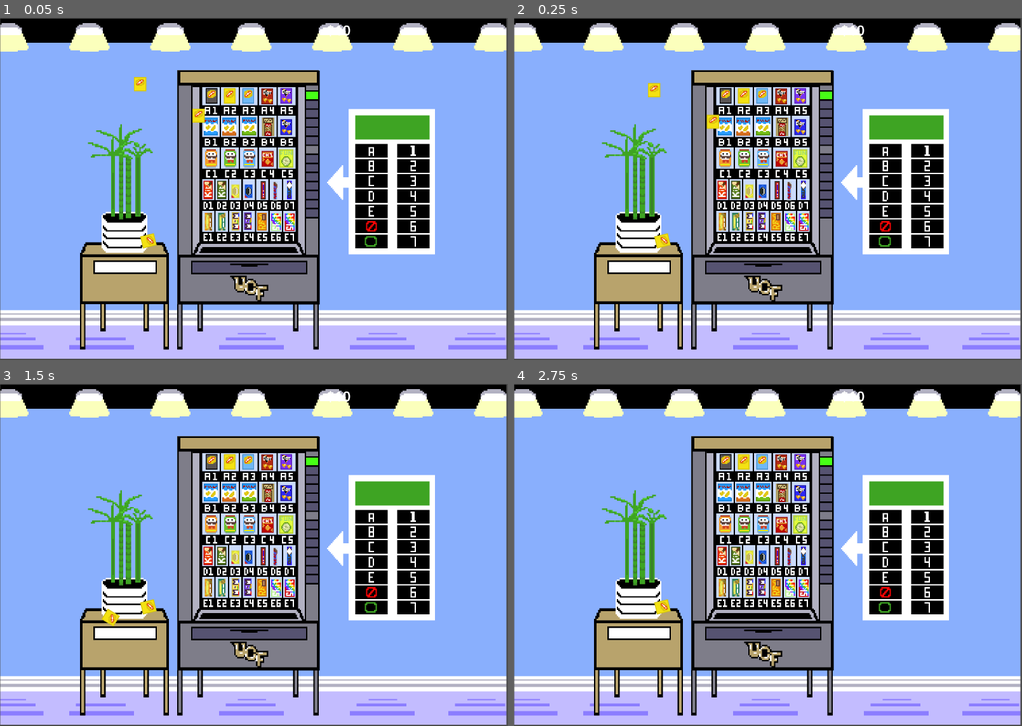
Above: before the commit, frames 1-4 (two rows, left to right).
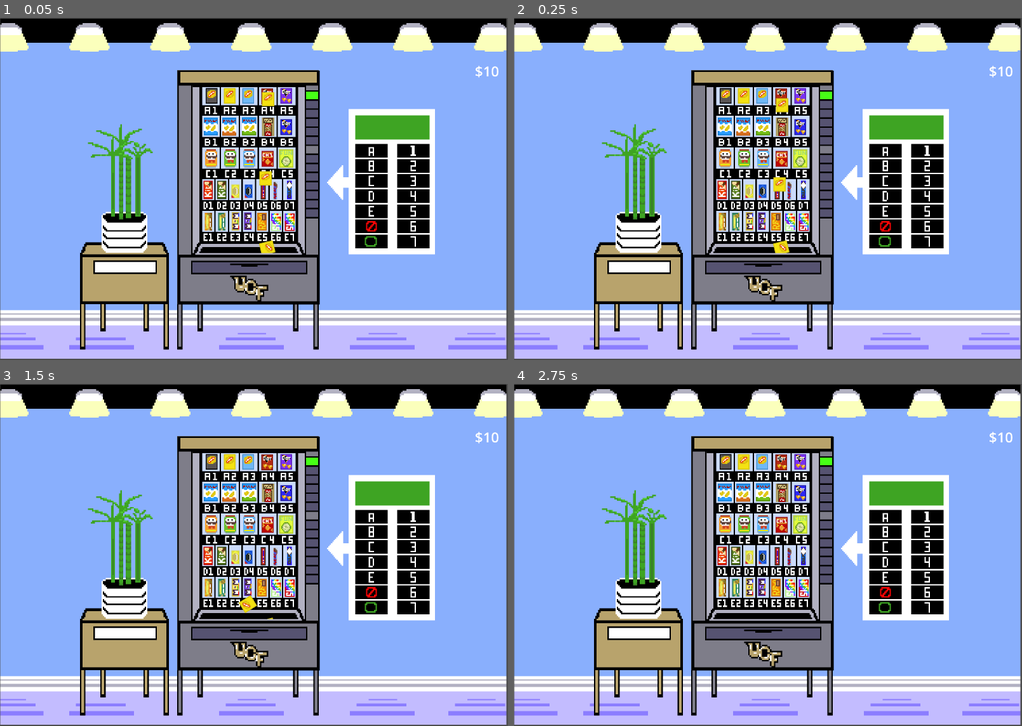
Above: after the commit, the same moments.

Repository: vewe7/vending-game
Game: Godot game, scene res://main.tscn
The game is run twice, just before and just after one commit, with the same random seed, the same clock (stepped at 60 frames per second) and the same inputs. The project has no main scene, so this scene is started directly.
Inputs:
- Up to frame 1 (0.05 s): no input
- Up to frame 2 (0.25 s): no input
- Up to frame 3 (1.5 s): no input
- Up to frame 4 (2.75 s): no input

The runs differ from the first frame. In frame 1, 0.7% of the frame differs, in the area x 26-99%, y 2-69%; in frame 2, 0.7%; in frame 3, 0.4%; in frame 4, 0.2%.

Commit message:
Change viewport settings and change code in files yes

Diff:
--- a/main.tscn
+++ b/main.tscn
@@ -28,6 +28,12 @@
 
 [node name="HUD" parent="." instance=ExtResource("3_c8va4")]
 
+[node name="BalanceLabel" parent="HUD" index="0"]
+offset_left = 2150.0
+offset_top = 196.0
+offset_right = 2261.0
+offset_bottom = 287.0
+
 [node name="VendButton2" parent="HUD" index="8"]
 offset_left = 1271.0
 offset_top = 496.0
@@ -35,23 +41,24 @@
 offset_bottom = 555.0
 
 [node name="Snack2" parent="." node_paths=PackedStringArray("stuck_snack_scene") instance=ExtResource("2_kblac")]
-position = Vector2(860, 442)
+position = Vector2(1202, 726)
 physics_material_override = SubResource("PhysicsMaterial_4x0fc")
 stuck_snack_scene = NodePath("../SnackStuck")
 
 [node name="Snack3" parent="." node_paths=PackedStringArray("stuck_snack_scene") instance=ExtResource("2_kblac")]
-position = Vector2(634, 299)
+position = Vector2(1214, 367)
 physics_material_override = SubResource("PhysicsMaterial_4x0fc")
 stuck_snack_scene = NodePath("../SnackStuck")
 
 [node name="SnackStuck" parent="." instance=ExtResource("3_no2ja")]
-position = Vector2(672, 1010)
+position = Vector2(1210, 1042)
 rotation = 1.33343
 
 [node name="VendingMachine" parent="." instance=ExtResource("4_7o7kt")]
 position = Vector2(1148, 785)
 scale = Vector2(2, 2)
 metadata/_edit_group_ = true
+metadata/_edit_lock_ = true
 
 [node name="Background" type="AnimatedSprite2D" parent="."]
 z_index = -4
@@ -59,5 +66,6 @@
 scale = Vector2(6.10933, 6.85111)
 sprite_frames = SubResource("SpriteFrames_pqdvi")
 animation = &"background"
+metadata/_edit_lock_ = true
 
 [editable path="HUD"]
--- a/project.godot
+++ b/project.godot
@@ -18,7 +18,6 @@
 
 window/size/viewport_width=2300
 window/size/viewport_height=1550
-window/size/mode=3
 window/size/initial_position_type=0
 
 [input]
--- a/snackstuck.gd
+++ b/snackstuck.gd
@@ -1,7 +1,7 @@
 extends RigidBody2D
 
 @export var stuckness = 100 # When this reaches 0, the snack should fall
-@export var UNSTUCK_CONST = 0.05
+@export var UNSTUCK_CONST = 0.07
 # Called when the node enters the scene tree for the first time.
 func _ready():
 	print("meow ready")
--- a/snackstuck.tscn
+++ b/snackstuck.tscn
@@ -24,5 +24,3 @@
 position = Vector2(0, -0.500015)
 scale = Vector2(4, 4)
 shape = SubResource("RectangleShape2D_n2kuc")
-
-[connection signal="body_entered" from="." to="." method="_on_body_entered"]
Not shown: 1 places in main.tscn that only renumber resources
Not shown: 1 places in vending_machine.tscn that only renumber resources
